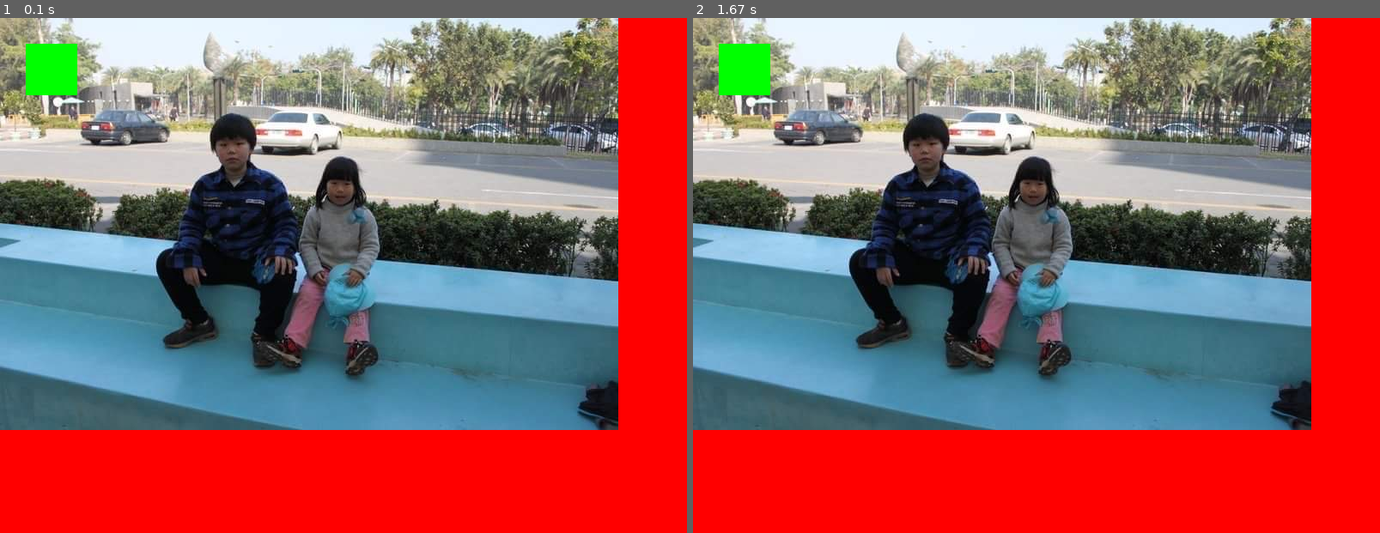
Above: before the commit, frames 1-2 (left to right).
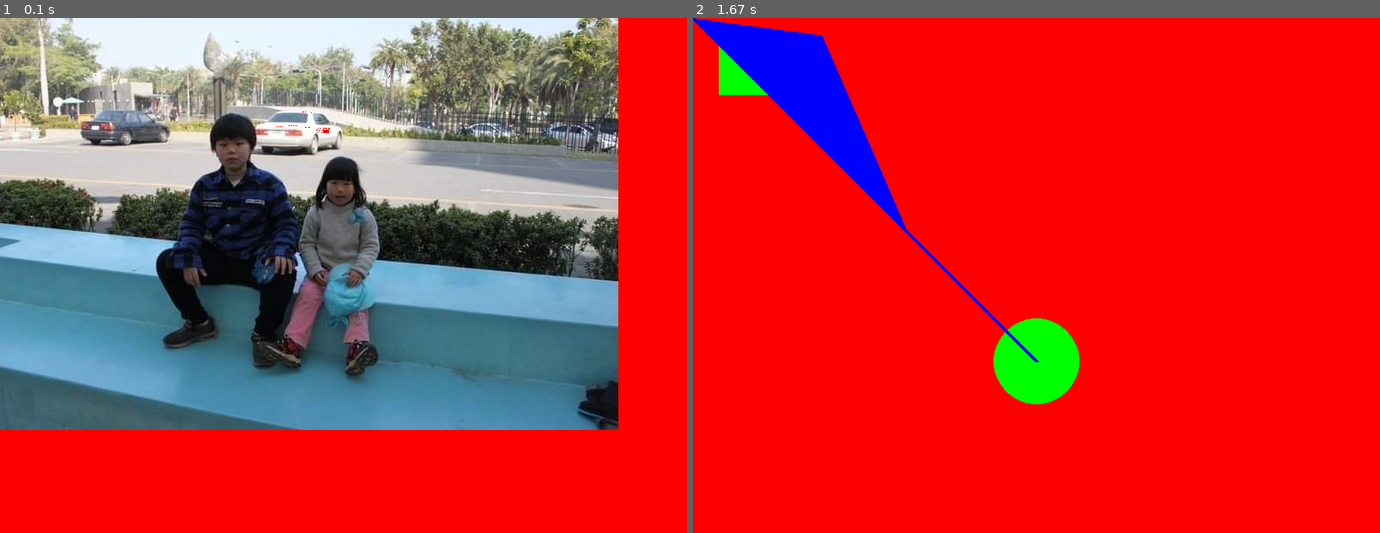
Above: after the commit, the same moments.

Repository: huihsin-chien/group6_project
Game: pygame game, started from huixin_pygame_pt/getting_started.py
The game is run twice, just before and just after one commit, with the same random seed, the same clock (stepped at 60 frames per second) and the same inputs.
Inputs:
- Up to frame 1 (0.1 s): no input
- Up to frame 2 (1.67 s): no input

The runs differ from the first frame. In frame 1, 0.8% of the frame differs, in the area x 3-57%, y 5-23%; in frame 2, 72%, in the area x 0-90%, y 0-80%.

Commit message:
i'm new in pygame

Diff:
--- a/huixin_pygame_pt/getting_started.py
+++ b/huixin_pygame_pt/getting_started.py
@@ -11,15 +11,32 @@
 pygame.display.set_caption("Show image!")
 
 image = pygame.image.load(".\OneDrive\git_repo\group6_project\huixin_pygame_pt\image.JPG")
+optimized_image =image.convert()
+optimized_image.set_colorkey((255,255,255))
+
+clock = pygame.time.Clock()
+clock.tick(60)
+
 exit = False
+
+show_image = True
 
 while not exit:
     canvas.fill(color)
-    canvas.blit(image, dest = position)
+    # canvas.blit(optimized_image, dest = position)
 
 
     for event in pygame.event.get():
         if event.type == pygame.QUIT:
             exit = True
-    pygame.draw.rect(canvas, rect_color, pygame.Rect(30,30,60,60))
+    if show_image:
+        canvas.blit(optimized_image, dest = position)
+        show_image = False
+    else:
+        pygame.draw.rect(canvas, rect_color, [30,30,60,60])
+        pygame.draw.circle(canvas, rect_color,[400,400], 50,0)
+        pygame.draw.polygon(canvas, 'blue', [[0,0],[50,50],[250,250],[150,20]])
+        pygame.draw.line(canvas, 'blue', [0,0], [400,400], 5)
+        show_image = True
     pygame.display.update()
+    pygame.time.delay(1000)
